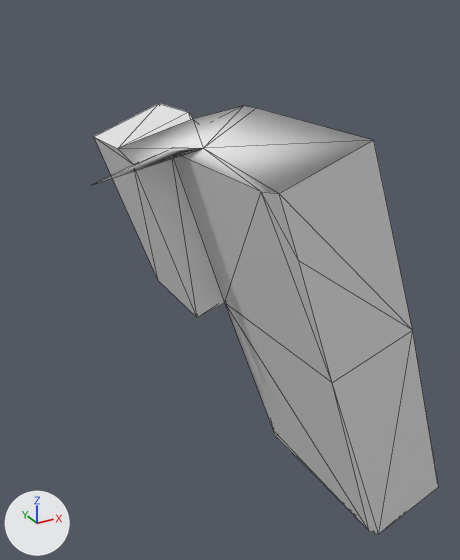
The OBJ model src/main/resources/assets/kn8/meshes/jura/hand_right.obj, before and after one commit.
Rendered twice from a camera (50 mm lens) standing at (0.274, -0.234, 0.875) and looking at (0.426, 0.043, 0.737). The lights are fixed; the arrows at lower left show +X, +Y and +Z. The picture after the commit comes second. Mesh edges are drawn as thin lines. Where no turn or scale is listed for an object, it has been applied to the vertices. Vertices at exactly the same position are counted once.

Before the edit, the objects in view are built like this:
```python
me_hand_right = bpy.data.meshes.new('hand_right')
me_hand_right.from_pydata(...)  # 40 vertices, 76 faces; spans x 0.359..0.524, y -0.036..0.128, z 0.598..0.824
ob_hand_right = bpy.data.objects.new('hand_right', me_hand_right)
ob_hand_right.location = (0.0, 0.0, 0.0)
```
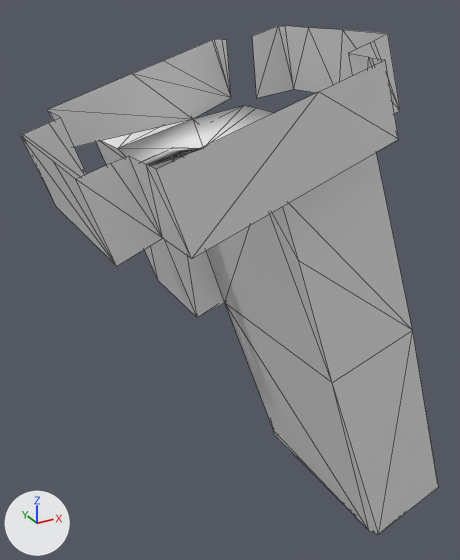
Pixel boxes (x1, y1, x2, y2) of what changed, in the pictures (460 x 560 px):
'hand_right', reshaped (21% wider, 18% taller): before (94, 104, 439, 534); after (21, 26, 439, 534)
part 1 of me_hand_right, added: after (21, 26, 400, 266)

What the commit changed:
me_hand_right is used by ob_hand_right; location (0.0, 0.0, 0.0).
me_hand_right had 40 vertices, 76 faces and spanned x 0.359..0.524, y -0.036..0.128, z 0.598..0.824.
me_hand_right now has 83 vertices, 118 faces and spans x 0.329..0.524, y -0.049..0.128, z 0.598..0.864.
Part 1, on me_hand_right:
43 vertices are added at x 0.329..0.472, y -0.049..0.083, z 0.787..0.864.
42 new faces join them.
